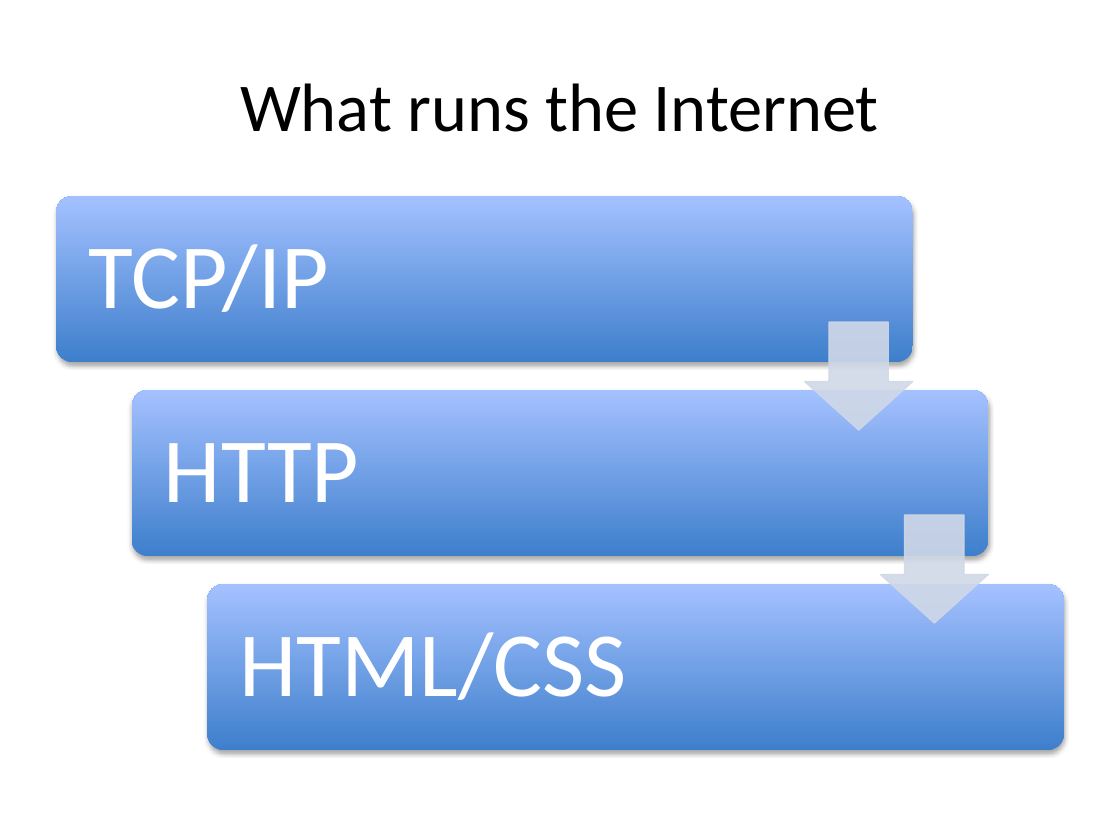
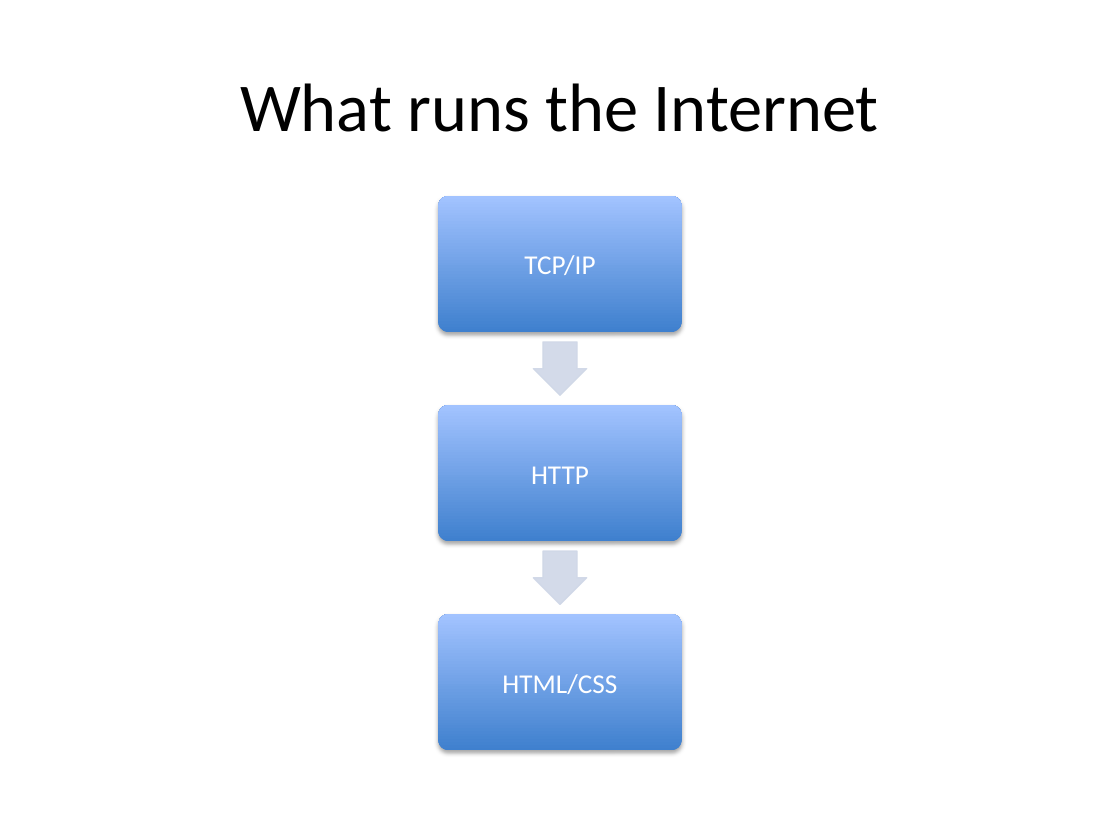
Before and after one commit to PHPEmbark/curriculum, a slide deck: slide 4 of course/2 - The Internet/The Internet.pptx. Drawn at 1120x840 pixels with LibreOffice and Linux fonts; fonts in the diff are those of the drawing. Boxes give left, top, right and bottom in pixels: in the first picture for what was removed or moved away, otherwise in the second. Text is boxed around its words. In the diff, an @@ line names an element or a change of style, - is before the commit and + after.

Commit message:
Updates to the Internet section for journalapp exercises

```diff
--- a/course/2 - The Internet/The Internet.pptx
+++ b/course/2 - The Internet/The Internet.pptx
@@ size 59 to 17.5 pt; alignment left to centre; line spacing 0.9 to 1; less space between paragraphs in 3 elements at (502,674,617,694), (531,466,589,484), (524,255,595,275) @@
@@ text "TCP/IP": place and size @@
-text "TCP/IP" at (88,244,328,312)
+text "TCP/IP" at (524,255,595,275)
@@ rounded rectangle: place and size @@
-rounded rectangle at (131,390,988,556)
+rounded rectangle at (438,405,681,542)
@@ rounded rectangle at (438,405,681,542): fill gradient #3F7FCE to #A4C4FF to gradient #3F80CE to #A2C3FF; shadow changed; proportions changed @@
@@ text "HTTP": place and size @@
-text "HTTP" at (164,443,359,502)
+text "HTTP" at (531,466,589,484)
@@ group removed at (56,196,1064,749): 2 rounded rectangles, 2 down arrows @@
@@ group added at (438,196,681,750): 2 rounded rectangles, 2 right arrows @@
@@ text "HTML/CSS": place and size @@
-text "HTML/CSS" at (240,632,627,700)
+text "HTML/CSS" at (502,674,617,694)
```
Also in this commit, not shown: 22 other slides changed, 11 slides added, 15 slides removed.
